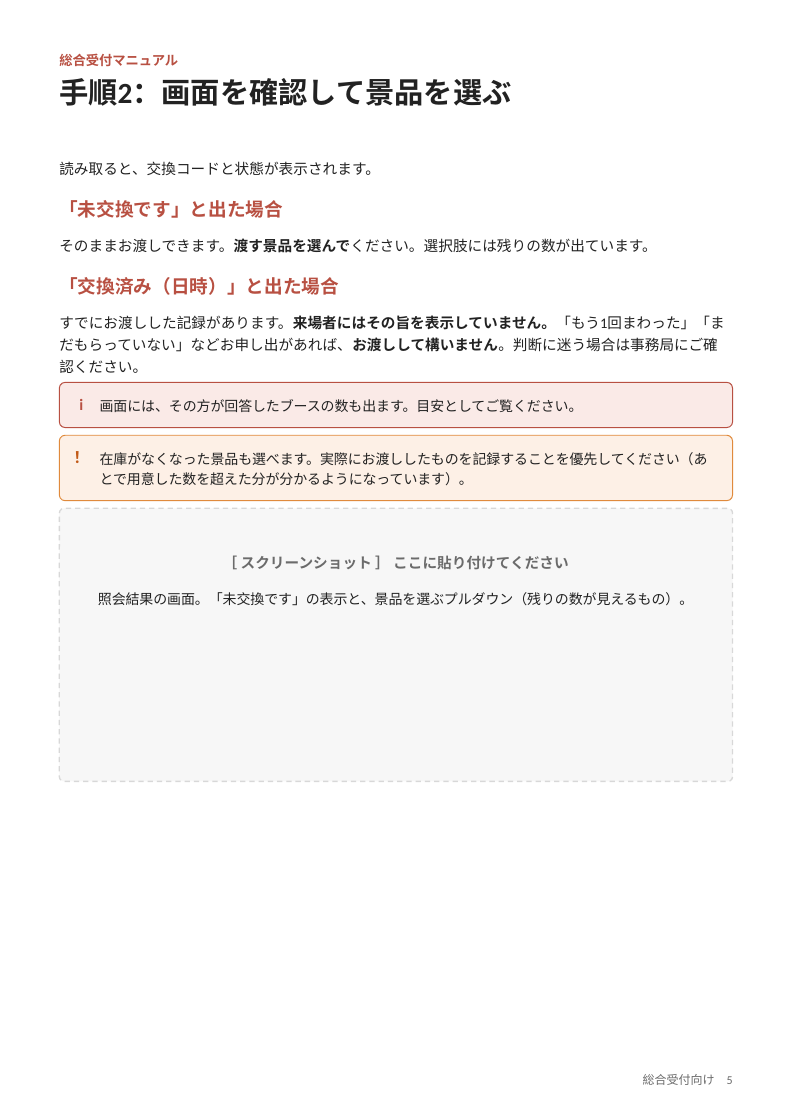
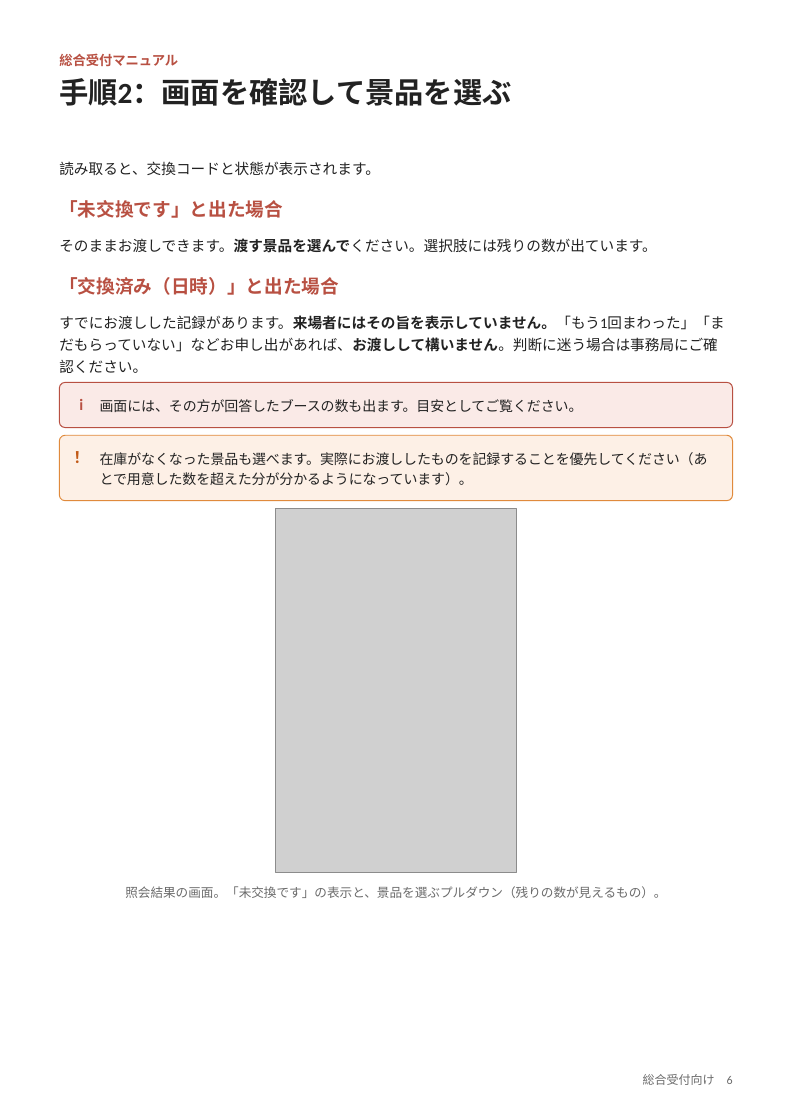
Before and after one commit to nisplus/enque, a slide deck: slide 6 of docs/manual-reception.pptx (slide 5 before the commit). Drawn at 792x1120 pixels with LibreOffice and Linux fonts; fonts in the diff are those of the drawing; grey boxes stand for pictures. Boxes give left, top, right and bottom in pixels: in the first picture for what was removed or moved away, otherwise in the second. Text is boxed around its words. In the diff, an @@ line names an element or a change of style, - is before the commit and + after.

```diff
--- a/docs/manual-reception.pptx
+++ b/docs/manual-reception.pptx
@@ rounded rectangle removed at box(59, 509, 733, 781) @@
@@ picture added at box(276, 509, 516, 872) @@
@@ text removed at box(241, 555, 569, 570) @@
-［ スクリーンショット ］ ここに貼り付けてください
@@ text "照会結果の画面。「未交換です」の表示と、景品を選ぶプルダウン（残りの数が見えるもの）。": place and size @@
-text "照会結果の画面。「未交換です」の表示と、景品を選ぶプルダウン（残りの数が見えるもの）。" at box(98, 592, 693, 606)
+text "照会結果の画面。「未交換です」の表示と、景品を選ぶプルダウン（残りの数が見えるもの）。" at box(125, 886, 666, 898)
@@ text "照会結果の画面。「未交換です」の表示と、景品を選ぶプルダウン（残りの数が見えるもの）。" at box(125, 886, 666, 898): size 10.5 to 9.5 pt, text colour #222222 to #6B6B6B; line spacing 1.2 to 1; vertical alignment top to middle @@
@@ text at box(643, 1074, 733, 1085): text changed @@
-総合受付向け 5
+総合受付向け 6
```
Also in this commit, not shown: 7 other slides changed, 1 slide added, 36 other files.
